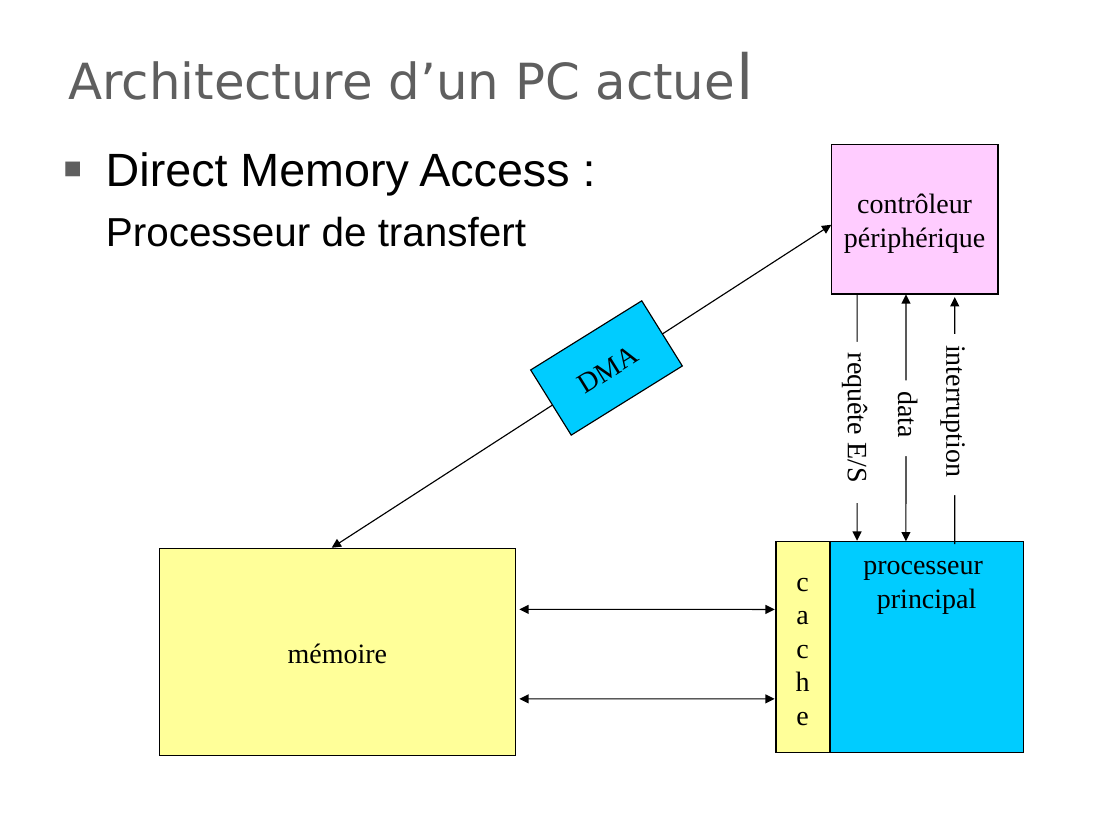
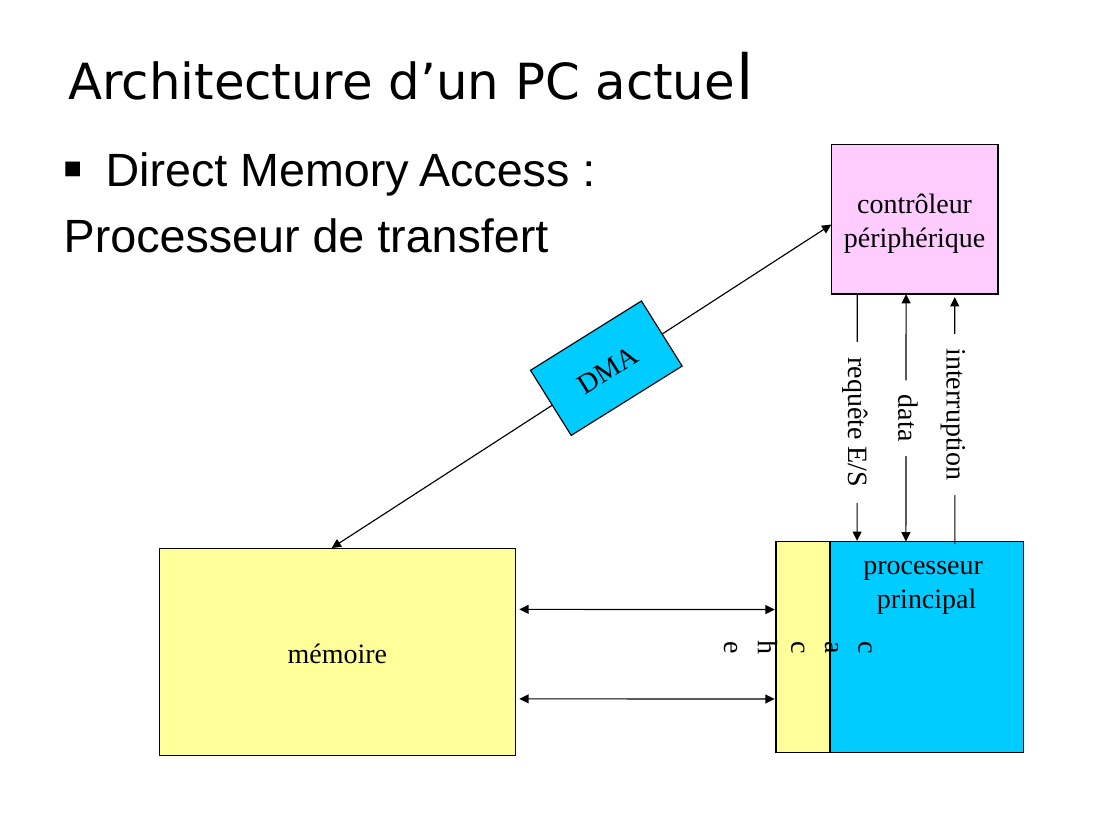
Before and after one commit to duanegris/texts, a slide deck: slide 16 of isi1/slides/2_architecture_machine.ppt. Drawn at 1120x840 pixels with LibreOffice and Linux fonts; fonts in the diff are those of the drawing; background and template pictures are left out. Boxes give left, top, right and bottom in pixels: in the first picture for what was removed or moved away, otherwise in the second. Text is boxed around its words. In the diff, an @@ line names an element or a change of style, - is before the commit and + after.

```diff
--- a/isi1/slides/2_architecture_machine.ppt
+++ b/isi1/slides/2_architecture_machine.ppt
@@ title "Architecture d’un PC actuel" at (x1=68, y1=61, x2=580, y2=100): text colour #5F5F5F to #000000 @@
@@ text "Direct Memory Access :" at (x1=64, y1=152, x2=569, y2=253): size 26 to 30 pt in "Processeur de transfert"; indent changed; bullet colour #5F5F5F to #000000; list level 2 to 1 in "Processeur de transfert" @@
@@ rotation 90 to 0 degrees in 3 elements at (x1=842, y1=365, x2=873, y2=485), (x1=941, y1=361, x2=972, y2=476), (x1=892, y1=399, x2=923, y2=441) @@
@@ rectangle "c" at (x1=776, y1=542, x2=830, y2=753): rotation 270 to 0 degrees @@
```
Also in this commit, not shown: 33 other slides changed, 1 slide added.
